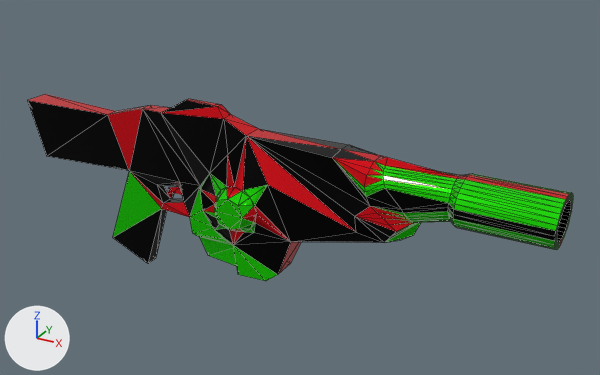
One commit to the FBX model []Killer/Assets/Graphics/Models/Frogi_Gun.fbx: the scene before it, then after it.
Rendered twice from a 50 mm camera at (1.751, -2.915, 1.614) aimed at (0.083, 0.117, 0.097). Lighting does not change. The marker at lower left points along +X, +Y and +Z. Mesh edges are drawn as thin lines. Where no turn or scale is listed for an object, it has been applied to the vertices. Vertices at the same position are counted once.

In view in the first picture: 'Gun'.
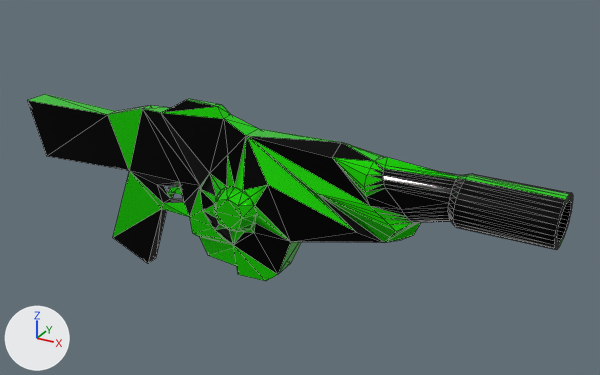
The newer file is also turned or shifted as a whole; pictures and numbers use the older file's frame.

Diff of the bpy script that builds the scene:
```diff
--- a/[]Killer/Assets/Graphics/Models/Frogi_Gun.fbx.py
+++ b/[]Killer/Assets/Graphics/Models/Frogi_Gun.fbx.py
@@ me_gunmesh @@
 me_gunmesh.from_pydata(...)  # 367 vertices, 763 faces; spans x -1.38..1.27, y -0.15..0.15, z -0.43..0.47
 # used by ob_gun; location = (0.0, 0.0, 0.0)
-me_gunmesh.vertices[267].co = (0.46, 0.1, 0.13)
-me_gunmesh.vertices[268].co = (0.46, -0.1, 0.13)  # pixel (354, 216)
-me_gunmesh.vertices[279].co = (0.34, 0.0, 0.37)  # pixel (341, 149)
+# me_gunmesh part 1
+me_gunmesh.vertices[267].co = (0.28, 0.1, 0.2)
+me_gunmesh.vertices[268].co = (0.28, -0.1, 0.2)  # pixel (317, 193)
+me_gunmesh.vertices[279].co = (0.34, 0.0, 0.4)  # pixel (341, 142)
+# me_gunmesh part 2: 10 faces spanning x -0.09..0.71, y -0.1..0.1, z 0.01..0.37 switch from mat_black (black #000000) to mat_green (green #25ff00)
+# me_gunmesh part 3: 212 faces spanning x 0.5..1.27, y -0.14..0.14, z 0.06..0.36 switch from mat_green (green #25ff00) to mat_black (black #000000)
+# me_gunmesh part 4: 138 faces spanning x -1.38..1.27, y -0.15..0.15, z -0.27..0.47 switch from mat_red (red #ff0f1f) to mat_green (green #25ff00)
```

Where the change shows, as pixel boxes [x1, y1, x2, y2] in the pictures (600 x 375 px; the box of a moved part takes in the faces that stretch with it):
part 1 of me_gunmesh, moved or reshaped: [247, 129, 396, 242] in both
part 2 of me_gunmesh, recoloured: [385, 224, 416, 242] in both
part 3 of me_gunmesh, recoloured (green to black): [366, 162, 573, 250] in both
part 4 of me_gunmesh, recoloured (red to green): [28, 94, 569, 274] in both
